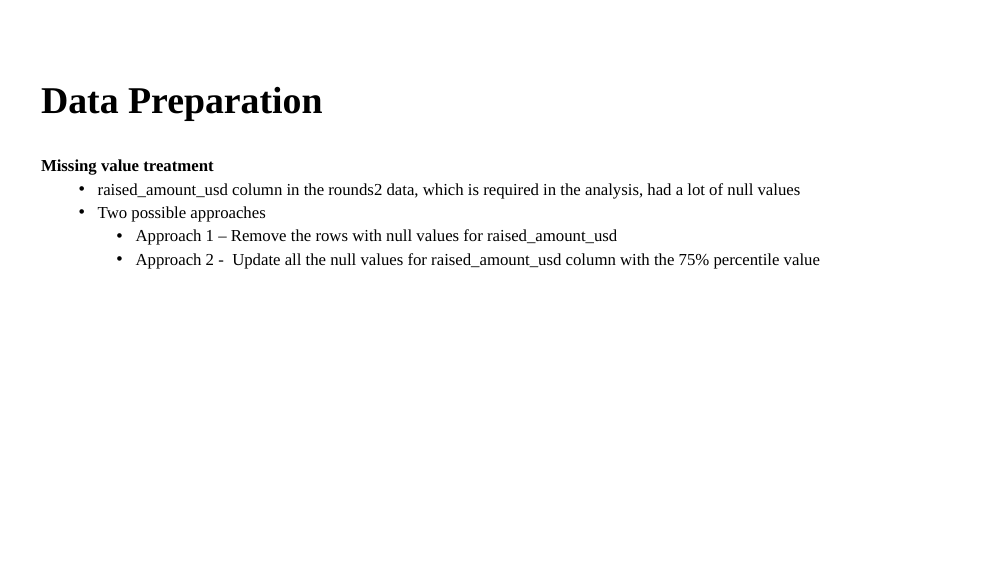
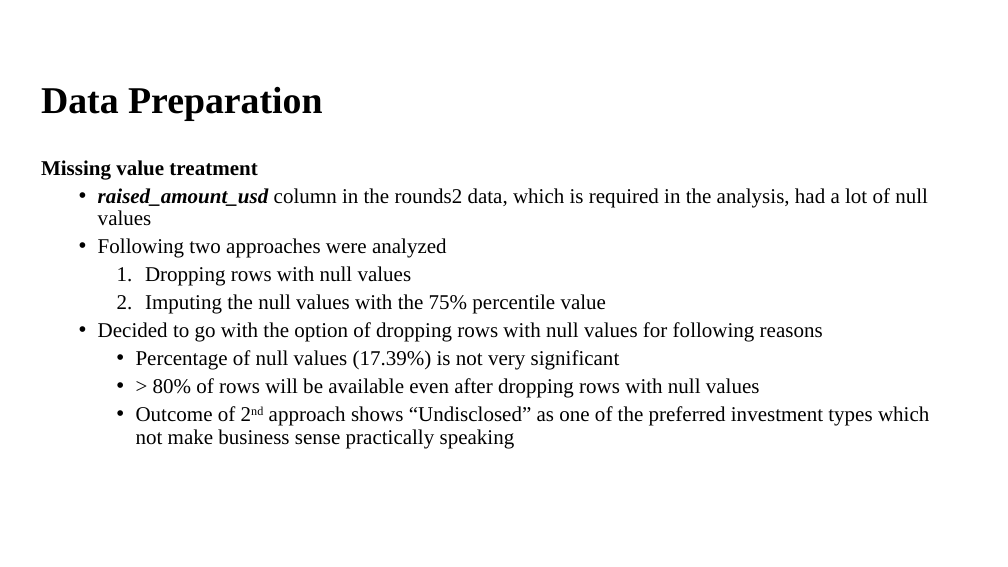
Before and after one commit to Nanditha-G-N/Machine-Learning-Case-Studies, a slide deck: slide 6 of Spark Funds Presentation.pptx. Drawn at 1008x567 pixels with LibreOffice and Linux fonts; fonts in the diff are those of the drawing; background and template pictures are left out. Boxes give left, top, right and bottom in pixels: in the first picture for what was removed or moved away, otherwise in the second. Text is boxed around its words. In the diff, an @@ line names an element or a change of style, - is before the commit and + after.

```diff
--- a/Spark Funds Presentation.pptx
+++ b/Spark Funds Presentation.pptx
@@ text at [41, 160, 928, 226]: size 16 to 20 pt in "Missing value treatment", "raised_amount_usd column in the rounds2 data, which ..."; bold on, italic on in "raised_amount_usd" @@
@@ text at [98, 238, 929, 448]: text changed; size 16 to 20 pt @@
-  • Two possible approaches
-    • Approach 1 – Remove the rows with null values for raised_amount_usd
-    • Approach 2 - Update all the null values for raised_amount_usd column with the 75% percentile value
+  • Following two approaches were analyzed
+    1. Dropping rows with null values
+    2. Imputing the null values with the 75% percentile value
+  • Decided to go with the option of dropping rows with null values for following reasons
+    • Percentage of null values (17.39%) is not very significant
+    • > 80% of rows will be available even after dropping rows with null values
+    • Outcome of 2nd approach shows “Undisclosed” as one of the preferred investment types which not make business sense practically speaking
```
Also in this commit, not shown: 2 other slides changed, 5 slides added, 5 slides removed.
